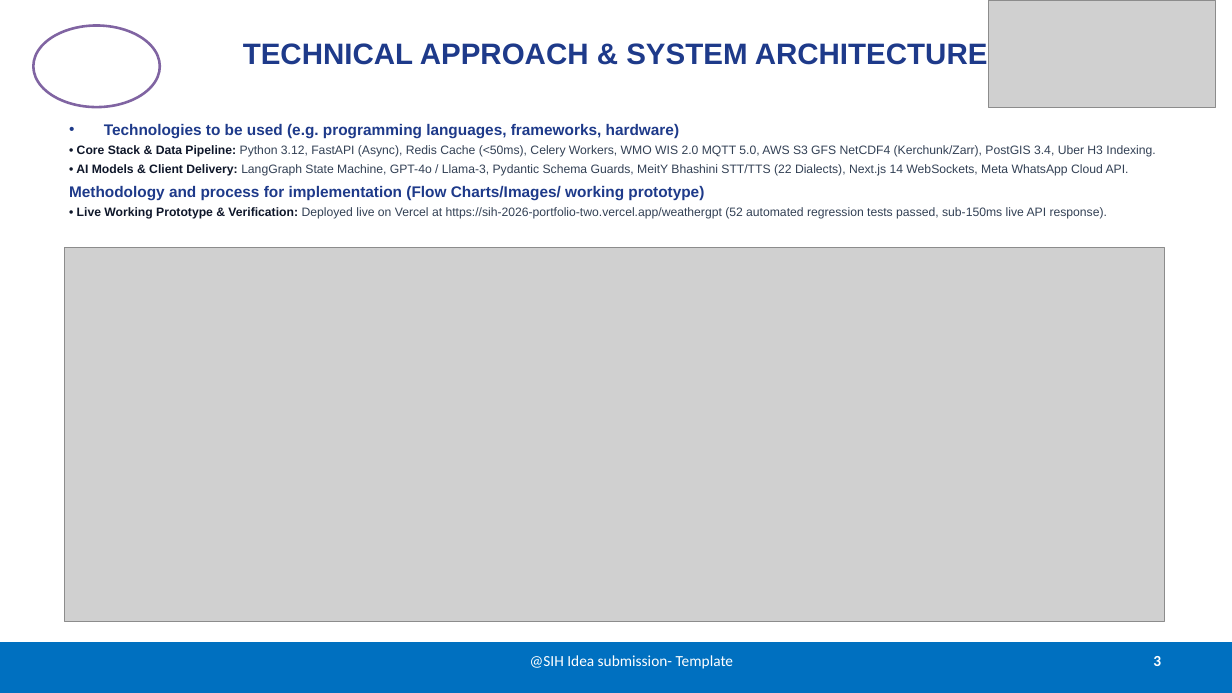
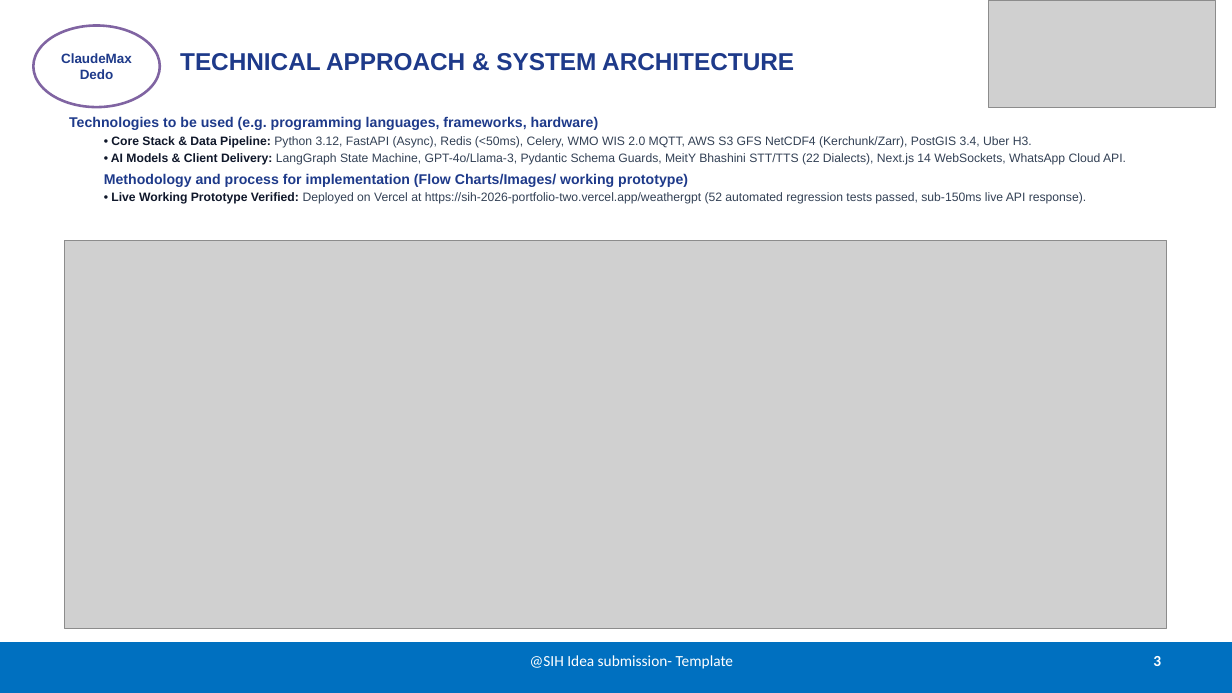
Before and after one commit to lohitakshcodes/claudemaxdedo-sih2026, a slide deck: slide 3 of SIH2026_SIH26068_WeatherGPT_ClaudeMaxDedo.pptx. Drawn at 1232x693 pixels with LibreOffice and Linux fonts; fonts in the diff are those of the drawing; grey boxes stand for pictures. Boxes give left, top, right and bottom in pixels: in the first picture for what was removed or moved away, otherwise in the second. Text is boxed around its words. In the diff, an @@ line names an element or a change of style, - is before the commit and + after.

Commit message:
feat: official SIH 2026 PPTX & PDF presentations with Gemini infographics & architecture diagrams

```diff
--- a/SIH2026_SIH26068_WeatherGPT_ClaudeMaxDedo.pptx
+++ b/SIH2026_SIH26068_WeatherGPT_ClaudeMaxDedo.pptx
@@ ellipse "ClaudeMaxDedo" at bbox=[33, 26, 160, 107]: size 11 to 10.5 pt, text colour #FFFFFF to #1E3A8A @@
@@ title "TECHNICAL APPROACH & SYSTEM ARCHITECTURE": place and size @@
-title "TECHNICAL APPROACH & SYSTEM ARCHITECTURE" at bbox=[243, 43, 988, 65]
+title "TECHNICAL APPROACH & SYSTEM ARCHITECTURE" at bbox=[180, 53, 794, 71]
@@ title "TECHNICAL APPROACH & SYSTEM ARCHITECTURE" at bbox=[180, 53, 794, 71]: size 23 to 19 pt; alignment centre to left @@
@@ text "Technologies to be used (e.g. ...": place and size @@
-text "Technologies to be used (e.g. ..." at bbox=[69, 124, 1155, 219]
+text "Technologies to be used (e.g. ..." at bbox=[69, 116, 1126, 204]
@@ text at bbox=[69, 116, 688, 187]: size 12 to 11 pt in "Technologies to be used (e.g. programming languages, ...", "Methodology and process for implementation (Flow Charts/Imag ..."; bullet • to none; less space between paragraphs @@
@@ text at bbox=[111, 136, 1126, 165]: text changed @@
-• Core Stack & Data Pipeline: Python 3.12, FastAPI (Async), Redis Cache (<50ms), Celery Workers, WMO WIS 2.0 MQTT 5.0, AWS S3 GFS NetCDF4 (Kerchunk/Zarr), PostGIS 3.4, Uber H3 Indexing.
-• AI Models & Client Delivery: LangGraph State Machine, GPT-4o / Llama-3, Pydantic Schema Guards, MeitY Bhashini STT/TTS (22 Dialects), Next.js 14 WebSockets, Meta WhatsApp Cloud API.
+• Core Stack & Data Pipeline: Python 3.12, FastAPI (Async), Redis (<50ms), Celery, WMO WIS 2.0 MQTT, AWS S3 GFS NetCDF4 (Kerchunk/Zarr), PostGIS 3.4, Uber H3.
+• AI Models & Client Delivery: LangGraph State Machine, GPT-4o/Llama-3, Pydantic Schema Guards, MeitY Bhashini STT/TTS (22 Dialects), Next.js 14 WebSockets, WhatsApp Cloud API.
@@ text at bbox=[111, 192, 1086, 204]: text changed @@
-• Live Working Prototype & Verification: Deployed live on Vercel at https://sih-2026-portfolio-two.vercel.app/weathergpt (52 automated regression tests passed, sub-150ms live API response).
+• Live Working Prototype Verified: Deployed on Vercel at https://sih-2026-portfolio-two.vercel.app/weathergpt (52 automated regression tests passed, sub-150ms live API response).
@@ picture: place and size @@
-picture at bbox=[65, 248, 1165, 622]
+picture at bbox=[65, 240, 1167, 628]
```
Also in this commit, not shown: 4 other slides changed, 15 other files.
